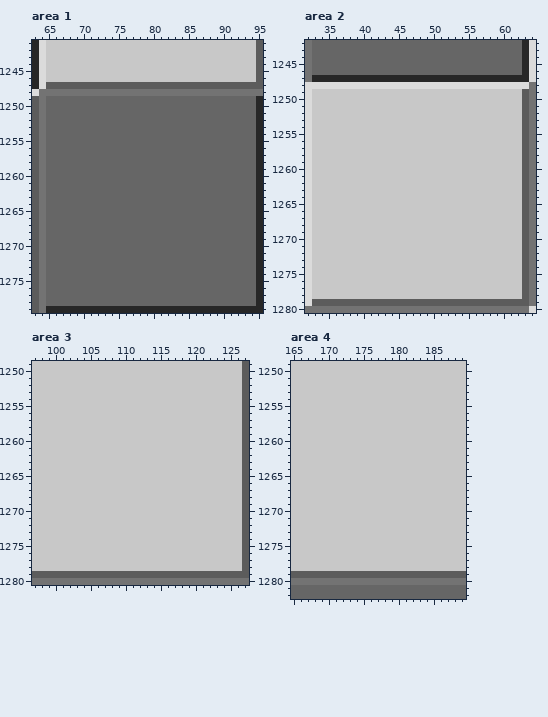
Pixel-art file: Reference Images/holes.aseprite. This is how it looked before the edit.
512x2048 pixels, 1 frame. Colours within 5 levels of each other are drawn and written as one. Shown: area 1: x 63..95, y 1241..1279; area 2: x 32..64, y 1242..1280; area 3: x 97..127, y 1249..1280; area 4: x 165..189, y 1249..1282. The commit also changed other parts of the picture, which this record leaves out.
Once edited:
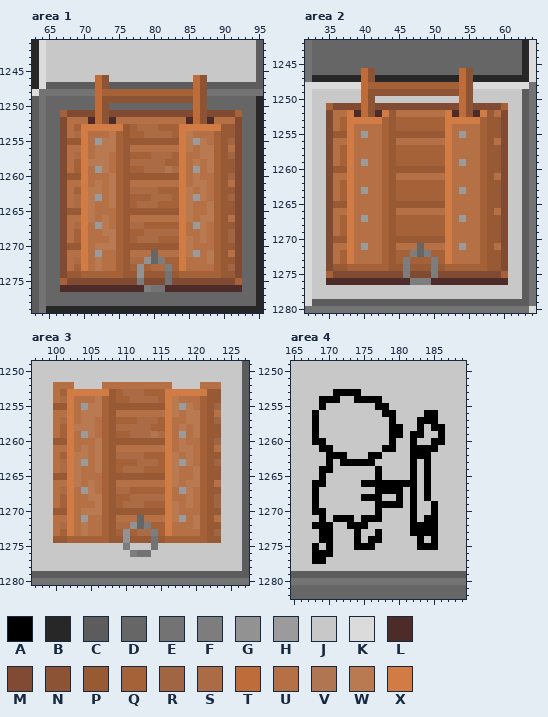
Palette (. is transparent): A #000000  B #272727  C #5c5c5c  D #666666  E #737373  F #7d7d7d  G #929292  H #9b9b9b  J #c8c8c8  K #dbdbdb  L #4d2b29  M #804b32  N #8c5334  P #985a35  Q #a56238  R #a06644  S #ab6c45  T #bd6c3a  U #b57045  V #b07551  W #b97951  X #d17b45
Change:
layer "Layer 1" added
Changed rows in their new state; - is an unchanged pixel.
Area 1, layers "Layer 1", "Hole":
first column x 67:
1246 -----TN------------TN-----
1247 -----TN------------TN-----
1248 -----TQQQQQQQQQQQQQTN-----
1249 -----TNNNNNNNNNNNNNTN-----
1250 -----TN------------TN-----
1251 QMMMMTNMMMMMMMMMMMMTNMMMMQ
1252 MUUULTNLUUUUUUUUUULTNLUUUM
1253 MUQXXXXXXPQSSSQQQXXXXXXPPM
1254 MUSXUUUWQPQQSSSSQXWUUUQPPM
1255 MPPXUHWWQPPPPPPPPXWHWUQPRM
1256 MUUXUWWWQPUUUUUUUXWUWWQPUM
1257 MUSXUWWUQPQQQSSSQXUUWWQPRM
1258 MUQXWWWUQPSSSSSQQXUWUWQPPM
1259 MUQXUHWUQPQQSSSVSXUHUWQPPM
1260 MPPXUUUWQPPPPPPPPXUWUUQPRM
1261 MUUXUWUWQPUUUUUUUXUWWUQPUM
1262 MUQXWWUWQPSSSSQQQXWUWUQPPM
1263 MUSXWHUWQPQQQSSSQXWHWUQPRM
1264 MUSXWUUWQPQSSSQQQXWUUWQPPM
1265 MPPXWUUUQPPPPPPPPXWUUWQPPM
1266 MUUXWUWUQPUUUUUUUXWUWWQPUM
1267 MUSXUHWUQPSSQQQQQXUHWUQPPM
1268 MUQXUUWWQPQQSSSSSXUUWUQPRM
1269 MUQXUUUWQPQSSSQQQXWUWUQPRM
1270 MPPXUWWWQPPPPPPPPXWUUUQPPM
1271 MUUXUHUUQPUUU-UUUXWHUWQPUM
1272 MUSXUWUUQPSSG-FQQXUUUWQPPM
1273 MUQXUWUUQPQGQSSFQXUUUUQPRM
1274 MPPQQQQQQPPGPPPEPQQQQQQPPM
1275 QMMMMMMMMMMFMMMEMMMMMMMMMQ
1276 LLLLLLLLLLLLFEELLLLLLLLLLL
Area 2, layer "Hole":
first column x 35:
1246 -----TN------------TN-----
1247 -----TN------------TN-----
1248 -----TQQQQQQQQQQQQQTN-----
1249 -----TNNNNNNNNNNNNNTN-----
1250 -----TN------------TN-----
1251 QMMMMTNMMMMMMMMMMMMTNMMMMQ
1252 MUUXLTNLXPUUUUUUUXLTNLXPUM
1253 MUQXXXXXQPQQQQQQQXXXXXQPPM
1254 MUQXUUUUQPQQQQQQQXUUUUQPPM
1255 MPPXUHUUQPPPPPPPPXUHUUQPPM
1256 MUUXUUUUQPUUUUUUUXUUUUQPUM
1257 MUQXUUUUQPQQQQQQQXUUUUQPPM
1258 MUQXUUUUQPQQQQQQQXUUUUQPPM
1259 MUQXUHUUQPQQQQQQQXUHUUQPPM
1260 MPPXUUUUQPPPPPPPPXUUUUQPPM
1261 MUUXUUUUQPUUUUUUUXUUUUQPUM
1262 MUQXUUUUQPQQQQQQQXUUUUQPPM
1263 MUQXUHUUQPQQQQQQQXUHUUQPPM
1264 MUQXUUUUQPQQQQQQQXUUUUQPPM
1265 MPPXUUUUQPPPPPPPPXUUUUQPPM
1266 MUUXUUUUQPUUUUUUUXUUUUQPUM
1267 MUQXUHUUQPQQQQQQQXUHUUQPPM
1268 MUQXUUUUQPQQQQQQQXUUUUQPPM
1269 MUQXUUUUQPQQQQQQQXUUUUQPPM
1270 MPPXUUUUQPPPPPPPPXUUUUQPPM
1271 MUUXUHUUQPUUUDUUUXUHUUQPUM
1272 MUQXUUUUQPQQFDFQQXUUUUQPPM
1273 MUQXUUUUQPQFQQQFQXUUUUQPPM
1274 MPPQQQQQQPPFPPPFPQQQQQQPPM
1275 QMMMMMMMMMMFMMMFMMMMMMMMMQ
1276 LLLLLLLLLLLLFFFLLLLLLLLLLL
Area 3, layer "Layer 1":
first column x 100:
1252 UUU----UUUUUUUUUU----UUU
1253 UQXXXXXXPQSSSQQQXXXXXXPP
1254 USXUUUWQPQQSSSSQXWUUUQPP
1255 PPXUHWWQPPPPPPPPXWHWUQPR
1256 UUXUWWWQPUUUUUUUXWUWWQPU
1257 USXUWWUQPQQQSSSQXUUWWQPR
1258 UQXWWWUQPSSSSSQQXUWUWQPP
1259 UQXUHWUQPQQSSSVSXUHUWQPP
1260 PPXUUUWQPPPPPPPPXUWUUQPR
1261 UUXUWUWQPUUUUUUUXUWWUQPU
1262 UQXWWUWQPSSSSQQQXWUWUQPP
1263 USXWHUWQPQQQSSSQXWHWUQPR
1264 USXWUUWQPQSSSQQQXWUUWQPP
1265 PPXWUUUQPPPPPPPPXWUUWQPP
1266 UUXWUWUQPUUUUUUUXWUWWQPU
1267 USXUHWUQPSSQQQQQXUHWUQPP
1268 UQXUUWWQPQQSSSSSXUUWUQPR
1269 UQXUUUWQPQSSSQQQXWUWUQPR
1270 PPXUWWWQPPPPPPPPXWUUUQPP
1271 UUXUHUUQPUUUDUUUXWHUWQPU
1272 USXUWUUQPSSGDFQQXUUUWQPP
1273 UQXUWUUQPQGQSSFQXUUUUQPR
1274 PPQQQQQQPPGPPPEPQQQQQQPP
1275 ----------F---E---------
1276 -----------FEE----------
Area 4, layer "Hole":
first column x 168:
1253 ---AAAA------------
1254 -AAA--AAAA---------
1255 -A-------AA--------
1256 A---------AA----AA-
1257 A----------A---AAA-
1258 A----------AA--A-AA
1259 A----------AA-AA--A
1260 AA---------A--A--AA
1261 -AA-------AA--AAAA-
1262 --AAA---AA----AAA--
1263 --A-AAAAA-----A-A--
1264 -AA------A----A-A--
1265 -A-------A----A-A--
1266 AA-----AAAAAAAA-A--
1267 A--------AAAA-A-A--
1268 A------AAA--A-A-A--
1269 A--------AAAA-A--A-
1270 AA-------A----A--A-
1271 -A-AAA-AAA----A-AA-
1272 AAA--AAA------AAAA-
1273 -AA---A--A----AAAA-
1274 -AA---A-AA-----A-A-
1275 A-A---AAA------AAA-
1276 AAA----------------
1277 AA-----------------
Boxes around the changes in both pictures, in picture pixels (x1, y1, x2, y2):
changed: (60, 75, 242, 292)
changed: (326, 68, 508, 285)
changed: (53, 382, 221, 557)
changed: (312, 389, 445, 564)
